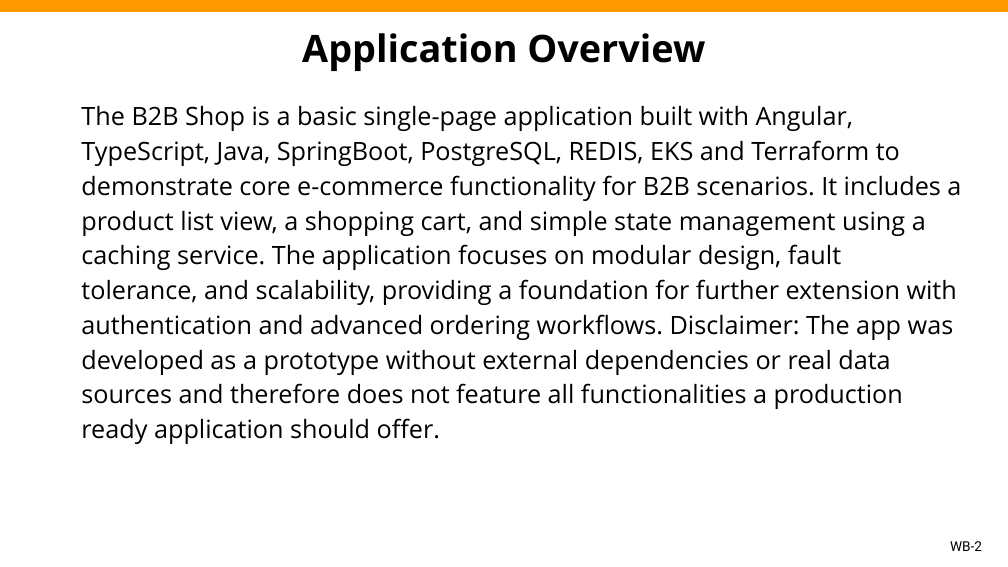
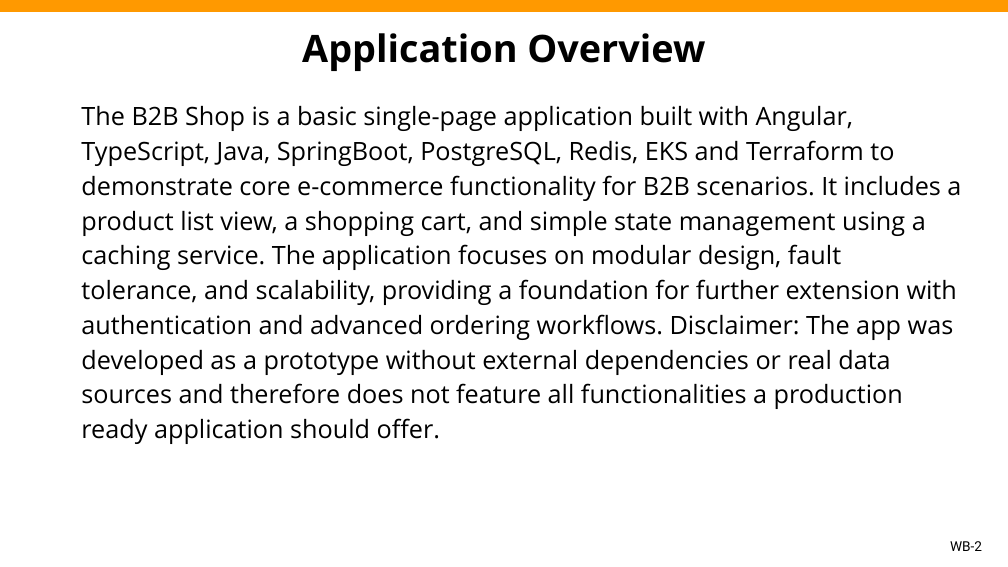
Before and after one commit to xPl1Cit/aws-engagement-ready, a slide deck: slide 2 of AL Final Project Presentation.pptx. Drawn at 1008x567 pixels with LibreOffice and Linux fonts; fonts in the diff are those of the drawing; background and template pictures are left out. Boxes give left, top, right and bottom in pixels: in the first picture for what was removed or moved away, otherwise in the second. Text is boxed around its words. In the diff, an @@ line names an element or a change of style, - is before the commit and + after.

Commit message:
Update

```diff
--- a/AL Final Project Presentation.pptx
+++ b/AL Final Project Presentation.pptx
@@ text at (x1=81, y1=106, x2=961, y2=444): text changed @@
-The B2B Shop is a basic single-page application built with Angular, TypeScript, Java, SpringBoot, PostgreSQL, REDIS, EKS and Terraform to demonstrate core e-commerce functionality for B2B scenarios. It includes a product list view, a shopping cart, and simple state management using a caching service. The application focuses on modular design, fault tolerance, and scalability, providing a foundation for further extension with authentication and advanced ordering workflows. Disclaimer: The app was developed as a prototype without external dependencies or real data sources and therefore does not feature all functionalities a production ready application should offer.
+The B2B Shop is a basic single-page application built with Angular, TypeScript, Java, SpringBoot, PostgreSQL, Redis, EKS and Terraform to demonstrate core e-commerce functionality for B2B scenarios. It includes a product list view, a shopping cart, and simple state management using a caching service. The application focuses on modular design, fault tolerance, and scalability, providing a foundation for further extension with authentication and advanced ordering workflows. Disclaimer: The app was developed as a prototype without external dependencies or real data sources and therefore does not feature all functionalities a production ready application should offer.
```
Also in this commit, not shown: 3 other slides changed.
